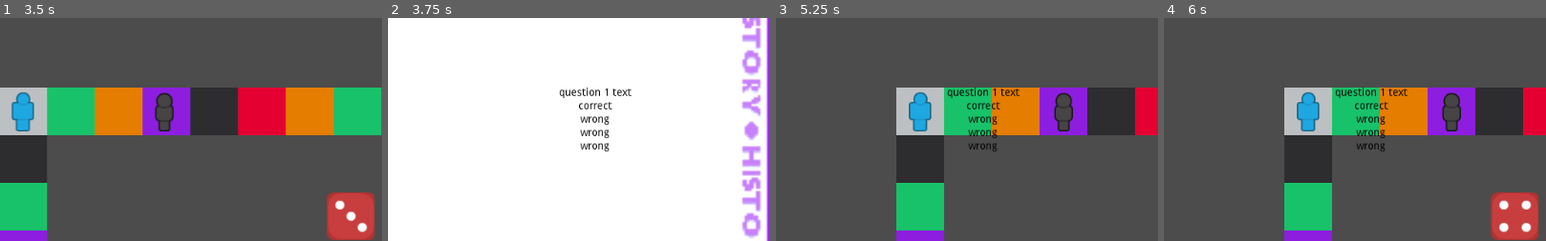
Above: before the commit, frames 1-4 (left to right).
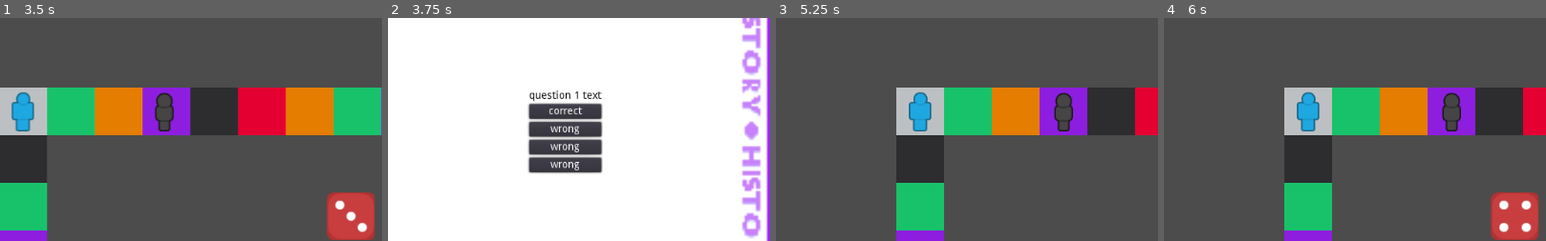
Above: after the commit, the same moments.

Repository: 44351-w21/protech-writing-game-chaotic-good-studios
Game: Godot game, scene res://Game.tscn
Same seed, same stepped clock (60 frames per second), same inputs: the game is played once before the commit and once after it.
Inputs:
- Up to frame 1 (3.5 s): click "Start Game" at 0.5 s; click "Let's Go" at 1.25 s; click "Roll the Die" at 2 s
- Up to frame 2 (3.75 s): no input
- Up to frame 3 (5.25 s): click "End Turn" at 4.25 s; click "OK" at 5 s
- Up to frame 4 (6 s): click "Let's Go" at 5.75 s
The pictures show only the part of the screen within x 28-78%, y 25-75%; the shares and areas given below are measured in that part.

Frame 1 is identical in both runs. In frame 2, 6.8% of the frame differs, in the area x 36-64%, y 31-70%; in frame 3, 0.9%; in frame 4, 0.9%.

Commit message:
Changing layouts; adding code to make it work

Diff:
--- a/Game.gd
+++ b/Game.gd
@@ -48,6 +48,7 @@
 	$HUD/Canvas/Control.show()
 	$CanvasLayer/EndTurn.hide()
 	$DieCard/Die.hide()
+	$DieCard/Card/Trivia.hide()
 
 
 # moves camera to parent
@@ -145,6 +146,7 @@
 
 func scienceCard():
 	$DieCard/Card/ScienceCard.show()
+	$DieCard/Card/Trivia.show()
 	$CanvasLayer/MathSelect.hide()
 	$CanvasLayer/HistSelect.hide()
 	$CanvasLayer/EngSelect.hide()
@@ -154,6 +156,7 @@
 
 func historyCard():
 	$DieCard/Card/HistoryCard.show()
+	$DieCard/Card/Trivia.show()
 	$CanvasLayer/MathSelect.hide()
 	$CanvasLayer/HistSelect.hide()
 	$CanvasLayer/EngSelect.hide()
@@ -163,6 +166,7 @@
 
 func englishCard():
 	$DieCard/Card/EnglishCard.show()
+	$DieCard/Card/Trivia.show()
 	$CanvasLayer/MathSelect.hide()
 	$CanvasLayer/HistSelect.hide()
 	$CanvasLayer/EngSelect.hide()
@@ -172,6 +176,7 @@
 
 func mathCard():
 	$DieCard/Card/MathCard.show()
+	$DieCard/Card/Trivia.show()
 	$CanvasLayer/MathSelect.hide()
 	$CanvasLayer/HistSelect.hide()
 	$CanvasLayer/EngSelect.hide()
@@ -184,6 +189,7 @@
 	$DieCard/Card/EnglishCard.hide()
 	$DieCard/Card/ScienceCard.hide()
 	$DieCard/Card/HistoryCard.hide()
+	$DieCard/Card/Trivia.hide()
 	currentPlayerNum += 1
 	currentPlayerNum = currentPlayerNum % playerCount
 	GameState.currentPlayerLabel=nextplayer[currentPlayerNum]
--- a/Game.tscn
+++ b/Game.tscn
@@ -68,6 +68,10 @@
 anchor_top = 0.5
 anchor_right = 0.5
 anchor_bottom = 0.5
+margin_left = -39.8384
+margin_top = 4.4595
+margin_right = -39.8384
+margin_bottom = 4.4595
 
 [node name="Die" type="AnimatedSprite" parent="DieCard"]
 position = Vector2( 753.445, 417.929 )
@@ -184,20 +188,21 @@
 }
 
 [node name="LostTurn" type="Label" parent="CanvasLayer/TurnSwitch/BoxLayout"]
-margin_right = 40.0
+margin_right = 83.0
 margin_bottom = 14.0
 align = 1
 
 [node name="Label" type="Label" parent="CanvasLayer/TurnSwitch/BoxLayout"]
-margin_right = 87.0
-margin_bottom = 14.0
+margin_top = 18.0
+margin_right = 83.0
+margin_bottom = 32.0
 text = "Player X Turn"
 align = 1
 
 [node name="SwitchTurnBtn" type="Button" parent="CanvasLayer/TurnSwitch/BoxLayout"]
-margin_top = 18.0
-margin_right = 87.0
-margin_bottom = 38.0
+margin_top = 36.0
+margin_right = 83.0
+margin_bottom = 56.0
 text = "OK"
 
 [node name="HUD" type="Control" parent="."]
--- a/Trivia.gd
+++ b/Trivia.gd
@@ -42,26 +42,58 @@
 func _on_Game_english():
 	qtext.text = questionsEng.result[qindex]['question']
 	questionsEng.result[qindex]['answers'].shuffle()
+	var answer = questionsEng.result[qindex]['answer']
+
 	for i in range(4):
 		atexts[i].text = questionsEng.result[qindex]['answers'][i]
+		for method in atexts[i].get_signal_connection_list('pressed'):
+			atexts[i].disconnect('pressed', self, method['method'])
+		if questionsEng.result[qindex]['answers'][i] == answer:
+			atexts[i].connect('pressed', self, 'correct_answer')
+		else:
+			atexts[i].connect('pressed', self, 'wrong_answer')
 
 
 func _on_Game_history():
 	qtext.text = questionsHist.result[qindex]['question']
 	questionsHist.result[qindex]['answers'].shuffle()
+	var answer = questionsHist.result[qindex]['answer']
+
 	for i in range(4):
 		atexts[i].text = questionsHist.result[qindex]['answers'][i]
+		for method in atexts[i].get_signal_connection_list('pressed'):
+			atexts[i].disconnect('pressed', self, method['method'])
+		if questionsHist.result[qindex]['answers'][i] == answer:
+			atexts[i].connect('pressed', self, 'correct_answer')
+		else:
+			atexts[i].connect('pressed', self, 'wrong_answer')
 
 
 func _on_Game_math():
 	qtext.text = questionsMath.result[qindex]['question']
 	questionsMath.result[qindex]['answers'].shuffle()
+	var answer = questionsMath.result[qindex]['answer']
+
 	for i in range(4):
 		atexts[i].text = questionsMath.result[qindex]['answers'][i]
+		for method in atexts[i].get_signal_connection_list('pressed'):
+			atexts[i].disconnect('pressed', self, method['method'])
+		if questionsMath.result[qindex]['answers'][i] == answer:
+			atexts[i].connect('pressed', self, 'correct_answer')
+		else:
+			atexts[i].connect('pressed', self, 'wrong_answer')
 
 
 func _on_Game_science():
 	qtext.text = questionsSci.result[qindex]['question']
 	questionsSci.result[qindex]['answers'].shuffle()
+	var answer = questionsSci.result[qindex]['answer']
+
 	for i in range(4):
 		atexts[i].text = questionsSci.result[qindex]['answers'][i]
+		for method in atexts[i].get_signal_connection_list('pressed'):
+			atexts[i].disconnect('pressed', self, method['method'])
+		if questionsSci.result[qindex]['answers'][i] == answer:
+			atexts[i].connect('pressed', self, 'correct_answer')
+		else:
+			atexts[i].connect('pressed', self, 'wrong_answer')
--- a/Trivia.tscn
+++ b/Trivia.tscn
@@ -40,31 +40,30 @@
 [node name="Choices" type="VBoxContainer" parent="VBoxContainer/Control/VBoxContainer2"]
 margin_top = 18.0
 margin_right = 1024.0
-margin_bottom = 86.0
+margin_bottom = 110.0
 
-[node name="Answer1" type="Label" parent="VBoxContainer/Control/VBoxContainer2/Choices"]
+[node name="Answer1" type="Button" parent="VBoxContainer/Control/VBoxContainer2/Choices"]
 margin_right = 1024.0
-margin_bottom = 14.0
-custom_colors/font_color = Color( 0, 0, 0, 1 )
-align = 1
+margin_bottom = 20.0
+custom_colors/font_color = Color( 1, 1, 1, 1 )
 
-[node name="Answer2" type="Label" parent="VBoxContainer/Control/VBoxContainer2/Choices"]
-margin_top = 18.0
+[node name="Answer2" type="Button" parent="VBoxContainer/Control/VBoxContainer2/Choices"]
+margin_top = 24.0
 margin_right = 1024.0
-margin_bottom = 32.0
-custom_colors/font_color = Color( 0, 0, 0, 1 )
-align = 1
+margin_bottom = 44.0
+custom_colors/font_color = Color( 1, 1, 1, 1 )
 
-[node name="Answer3" type="Label" parent="VBoxContainer/Control/VBoxContainer2/Choices"]
-margin_top = 36.0
-margin_right = 1024.0
-margin_bottom = 50.0
-custom_colors/font_color = Color( 0, 0, 0, 1 )
-align = 1
-
-[node name="Answer4" type="Label" parent="VBoxContainer/Control/VBoxContainer2/Choices"]
-margin_top = 54.0
+[node name="Answer3" type="Button" parent="VBoxContainer/Control/VBoxContainer2/Choices"]
+margin_top = 48.0
 margin_right = 1024.0
 margin_bottom = 68.0
-custom_colors/font_color = Color( 0, 0, 0, 1 )
-align = 1
+custom_colors/font_color = Color( 1, 1, 1, 1 )
+__meta__ = {
+"_edit_use_anchors_": false
+}
+
+[node name="Answer4" type="Button" parent="VBoxContainer/Control/VBoxContainer2/Choices"]
+margin_top = 72.0
+margin_right = 1024.0
+margin_bottom = 92.0
+custom_colors/font_color = Color( 1, 1, 1, 1 )
